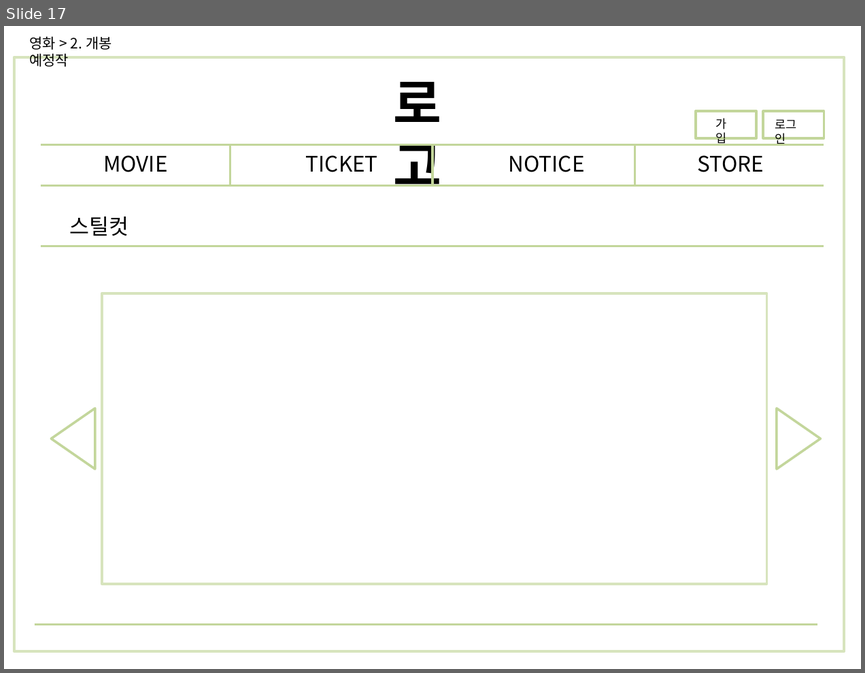
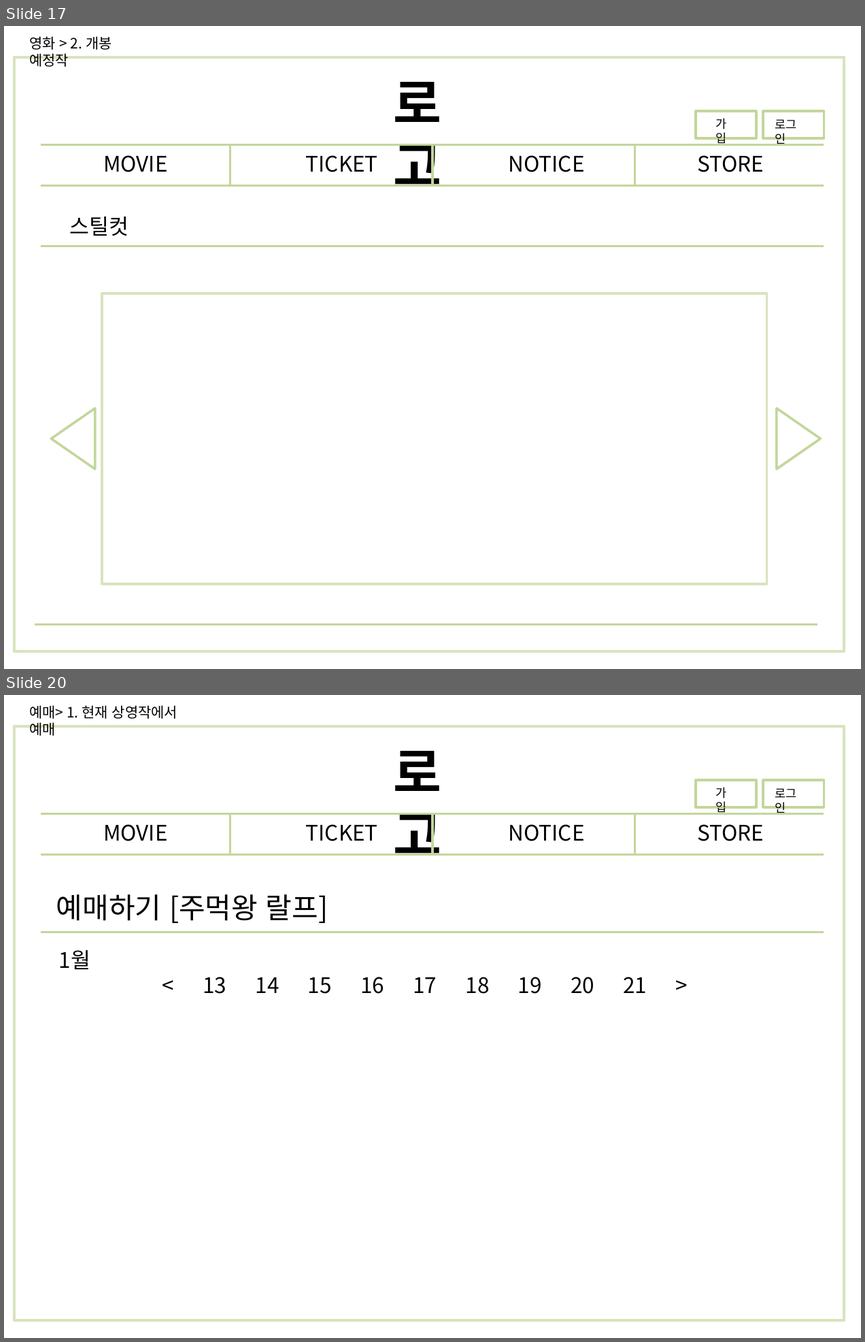
Before and after one commit to mingu-seo/java1, a slide deck: plan/영화-사용자.pptx. Shown one above the other, each under a label of ours: slide 17 before the commit, slides 17 and 20 after it; the slides between them are not shown. The pictures are 865x673 and 865x1342 pixels, drawn with LibreOffice and Linux fonts; fonts in the diff are those of the drawing. Boxes give left, top, right and bottom in pixels: in the first picture for what was removed or moved away, otherwise in the second. Text is boxed around its words. In the diff, an @@ line names an element or a change of style, - is before the commit and + after.

```diff
--- a/plan/영화-사용자.pptx
+++ b/plan/영화-사용자.pptx
@@ slide 20 added at (x1=4, y1=695, x2=861, y2=1338), background #FFFFFF @@
@@ text added at (x1=29, y1=705, x2=177, y2=736), 12 pt, text #000000 @@
+예매> 1. 현재 상영작에서 예매
@@ rectangle added at (x1=14, y1=726, x2=844, y2=1320), outline #D7E4BD 2 pt @@
@@ text added at (x1=394, y1=751, x2=442, y2=855), 44 pt, text #000000, bold @@
+로고
@@ rectangle added at (x1=696, y1=780, x2=756, y2=807), outline #C3D69B 2 pt @@
@@ text added at (x1=715, y1=787, x2=726, y2=813), 10 pt, text #000000 @@
+가입
@@ rectangle added at (x1=763, y1=780, x2=824, y2=807), outline #C3D69B 2 pt @@
@@ text added at (x1=775, y1=788, x2=797, y2=815), 10 pt, text #000000 @@
+로그인
@@ line added from (41, 814) to (824, 814), #C3D69B 1.75 pt @@
@@ line added from (230, 814) to (230, 854), #C3D69B 1.75 pt @@
@@ line added from (432, 814) to (432, 854), #C3D69B 1.75 pt @@
@@ line added from (634, 814) to (634, 854), #C3D69B 1.75 pt @@
@@ text added at (x1=103, y1=824, x2=167, y2=841), 18 pt, text #000000 @@
+MOVIE
@@ text added at (x1=306, y1=824, x2=378, y2=841), 18 pt, text #000000 @@
+TICKET
@@ text added at (x1=509, y1=824, x2=585, y2=841), 18 pt, text #000000 @@
+NOTICE
@@ text added at (x1=697, y1=824, x2=764, y2=841), 18 pt, text #000000 @@
+STORE
@@ line added from (41, 854) to (824, 854), #C3D69B 1.75 pt @@
@@ text added at (x1=56, y1=894, x2=328, y2=923), 24 pt, text #000000 @@
+예매하기 [주먹왕 랄프]
@@ line added from (41, 932) to (824, 932), #C3D69B 1.75 pt @@
@@ text added at (x1=59, y1=950, x2=647, y2=994), 18 pt, text #000000 @@
+1월
+< 13 14 15 16 17 18 19 20 21 >
```
Also in this commit, not shown: 2 other slides added, 17 other files.
